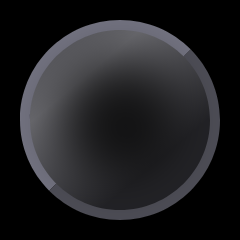
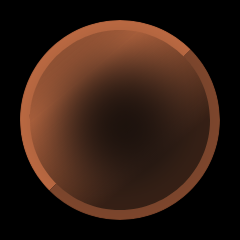
Two versions of the same layered image (w=240, h=240). Layer-by-layer changes:
added layer "knob-red" above "knob" over [20, 20, 220, 220]
